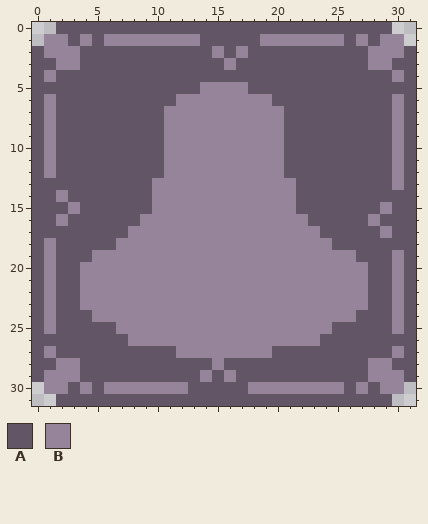
Two states of a pixel-art file, png/spells/healing_potion/healing_potion_all_states.ase. The picture above is the old version.
32x32 pixels, 1 frame. Colours within 5 levels of each other are drawn and written as one.
Palette (. is transparent): A #625565  B #96849a
After:
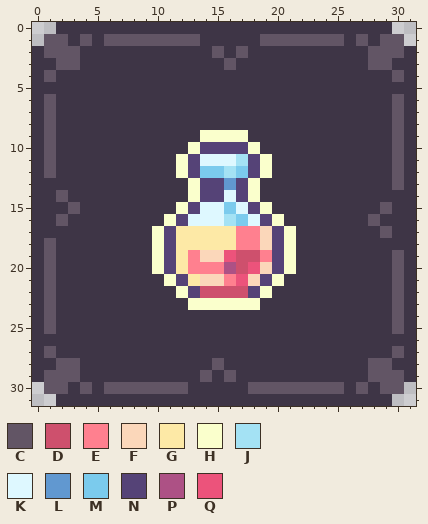
Colours new in this view: C #625565  D #ce506d  E #ff808f  F #fbd7ba  G #fde9a6  H #faffcc  J #a4e2f4  K #def8ff  L #6198d0  M #7bcbed  N #554377  P #ad5185  Q #ec537b
Changes in this commit:
layer "BaseTile" now shown
layer "PressedTile" now hidden
layer "Icon" now shown
layer "IconOutline" now hidden
colour A: #625565 -> #3e3546
y 1: x 1..2 BB -> CC; x 4 B -> C; x 6..13 BBBBBBBB -> CCCCCCCC; x 19..25 BBBBBBB -> CCCCCCC; x 27 B -> C; x 29..30 BB -> CC
y 2: x 1..3 BBB -> CCC; x 15 B -> C; x 17 B -> C; x 28..30 BBB -> CCC
y 3: x 2..3 BB -> CC; x 16 B -> C; x 28..29 BB -> CC
y 4: x 1 B -> C; x 30 B -> C
y 5: x 14..17 BBBB -> AAAA
y 6: x 1 B -> C; x 12..19 BBBBBBBB -> AAAAAAAA; x 30 B -> C
y 7..8: x 1 B -> C; x 11..20 BBBBBBBBBB -> AAAAAAAAAA; x 30 B -> C
y 9: x 1 B -> C; x 11..20 BBBBBBBBBB -> AAAHHHHAAA; x 30 B -> C
y 10: x 1 B -> C; x 11..20 BBBBBBBBBB -> AAHNNNNHAA; x 30 B -> C
y 11: x 1 B -> C; x 11..20 BBBBBBBBBB -> AHNKKKJNHA; x 30 B -> C
y 12: x 1 B -> C; x 11..20 BBBBBBBBBB -> AHNMMJMNHA; x 30 B -> C
y 13: x 10..21 BBBBBBBBBBBB -> AAAHNNLNHAAA; x 30 B -> C
y 14: x 2 B -> C; x 10..21 BBBBBBBBBBBB -> AAAHNNKNHAAA
y 15: x 3 B -> C; x 10..21 BBBBBBBBBBBB -> AAHNKKMKNHAA; x 29 B -> C
y 16: x 2 B -> C; x 9..22 BBBBBBBBBBBBBB -> AAHNKKKJMKNHAA; x 28 B -> C
y 17: x 8..23 BBBBBBBBBBBBBBBB -> AAHNGGGGGEEFNHAA; x 29 B -> C
y 18: x 1 B -> C; x 7..24 BBBBBBBBBBBBBBBBBB -> AAAHNGGGGGEEFNHAAA
y 19: x 1 B -> C; x 5..26 BBBBBBBBBBBBBBBBBBBBBB -> AAAAAHNGEFFQDDENHAAAAA; x 30 B -> C
y 20: x 1 B -> C; x 4..27 BBBBBBBBBBBBBBBBBBBBBBBB -> AAAAAAHNGEEEPDQFNHAAAAAA; x 30 B -> C
y 21: x 1 B -> C; x 4..27 BBBBBBBBBBBBBBBBBBBBBBBB -> AAAAAAAHNGFFEQFNHAAAAAAA; x 30 B -> C
y 22: x 1 B -> C; x 4..27 BBBBBBBBBBBBBBBBBBBBBBBB -> AAAAAAAAHNDDDDNHAAAAAAAA; x 30 B -> C
y 23: x 1 B -> C; x 4..27 BBBBBBBBBBBBBBBBBBBBBBBB -> AAAAAAAAAHHHHHHAAAAAAAAA; x 30 B -> C
y 24: x 1 B -> C; x 5..26 BBBBBBBBBBBBBBBBBBBBBB -> AAAAAAAAAAAAAAAAAAAAAA; x 30 B -> C
y 25: x 1 B -> C; x 7..24 BBBBBBBBBBBBBBBBBB -> AAAAAAAAAAAAAAAAAA; x 30 B -> C
y 26: x 8..23 BBBBBBBBBBBBBBBB -> AAAAAAAAAAAAAAAA
y 27: x 1 B -> C; x 12..19 BBBBBBBB -> AAAAAAAA; x 30 B -> C
y 28: x 2..3 BB -> CC; x 15 B -> C; x 28..29 BB -> CC
y 29: x 1..3 BBB -> CCC; x 14 B -> C; x 16 B -> C; x 28..30 BBB -> CCC
y 30: x 1..2 BB -> CC; x 4 B -> C; x 6..12 BBBBBBB -> CCCCCCC; x 18..25 BBBBBBBB -> CCCCCCCC; x 27 B -> C; x 29..30 BB -> CC
Boxes around the changes in both pictures, in picture pixels (x1, y1, x2, y2):
changed: (32, 22, 416, 406)
